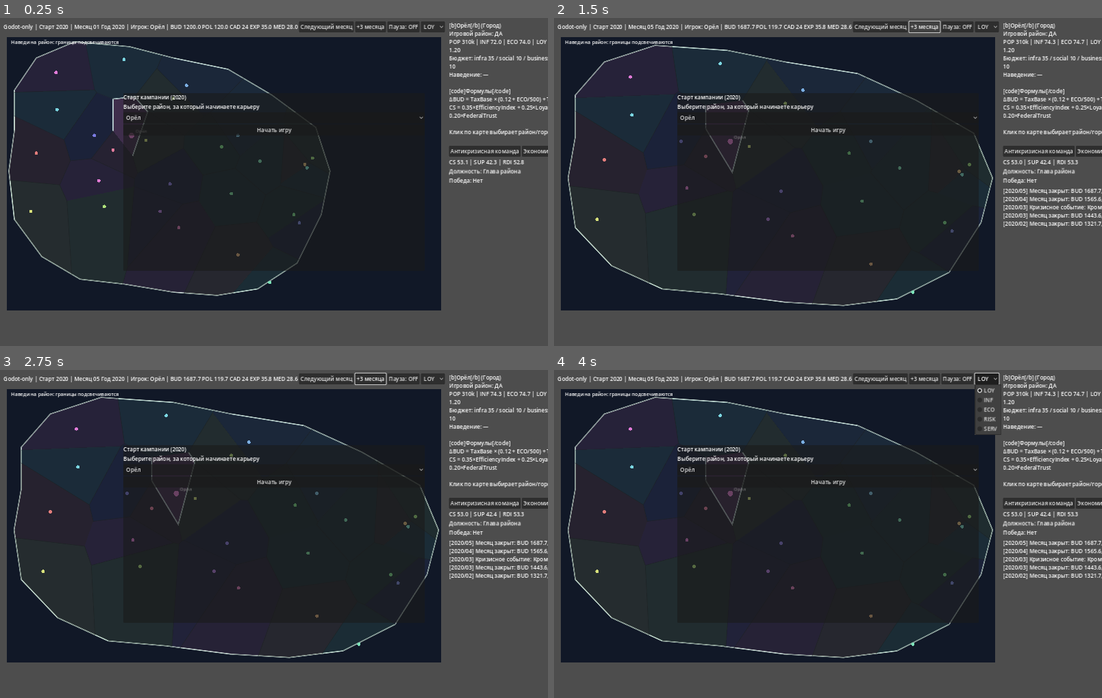
Above: before the commit, frames 1-4 (two rows, left to right).
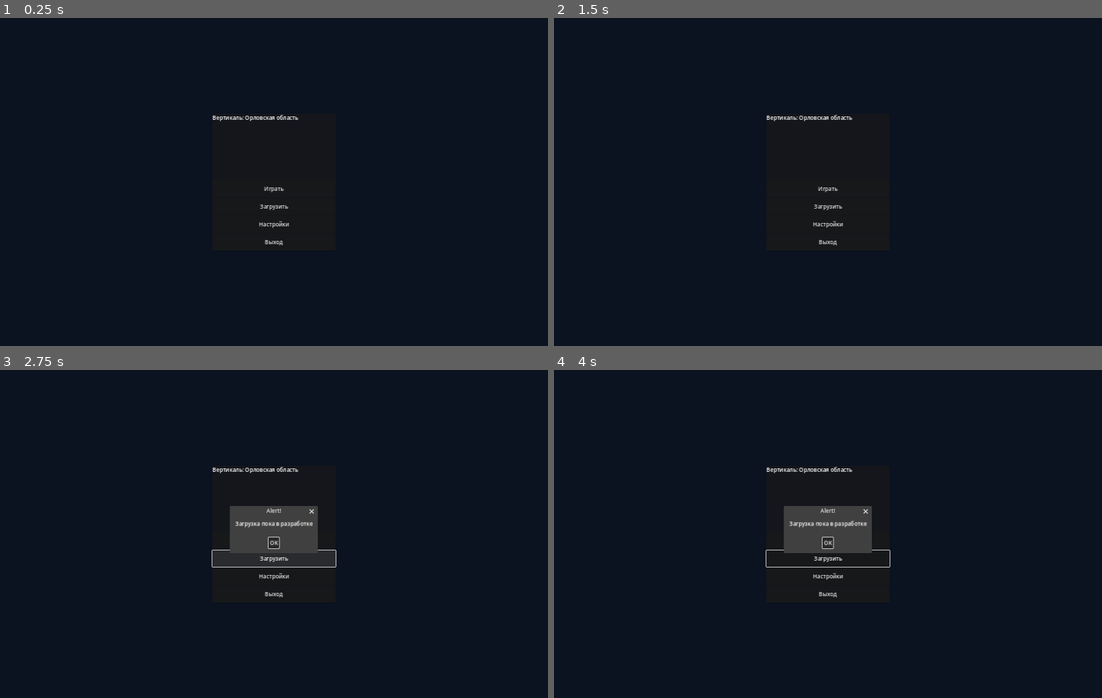
Above: after the commit, the same moments.

Repository: aleksandrmaricev141-star/gunis-
Game: Godot game, scene res://scenes/Menu.tscn
Same seed, same stepped clock (60 frames per second), same inputs: the game is played once before the commit and once after it. Before the commit the project starts from res://scenes/Main.tscn.
Inputs (mouse positions are in pixels of both pictures, inside the frame that each line leads up to):
- Up to frame 1 (0.25 s): no input
- Up to frame 2 (1.5 s): click (882, 27) at 0.5 s, where only the run before the commit has a clickable "Следующий месяц"; click (926, 27) at 1.25 s, where only the run before the commit has a clickable "+3 месяца"
- Up to frame 3 (2.75 s): click (274, 560) at 2 s, where only the run after the commit has a clickable "Загрузить"
- Up to frame 4 (4 s): click (828, 576) at 2.75 s, where only the run after the commit has a clickable "Настройки"; click (986, 379) at 3.5 s, where only the run before the commit has a clickable "LOY"

The runs differ from the first frame. In frame 1, 52% of the frame differs, in the area x 0-100%, y 0-100%; in frame 2, 56%; in frame 3, 58%; in frame 4, 58%.

Commit message:
Add HOI4-style UX flow with menu, pause hotkey, banking and career updates

Diff:
--- a/godot/project.godot
+++ b/godot/project.godot
@@ -3,7 +3,7 @@
 
 [application]
 config/name="Vertical Oryol Prototype"
-run/main_scene="res://scenes/Main.tscn"
+run/main_scene="res://scenes/Menu.tscn"
 config/features=PackedStringArray("4.2")
 
 [display]
--- /dev/null
+++ b/godot/scenes/Menu.tscn
@@ -0,0 +1,12 @@
+[gd_scene load_steps=2 format=3]
+
+[ext_resource type="Script" path="res://scripts/Menu.gd" id="1_menu"]
+
+[node name="Menu" type="Control"]
+layout_mode = 3
+anchors_preset = 15
+anchor_right = 1.0
+anchor_bottom = 1.0
+grow_horizontal = 2
+grow_vertical = 2
+script = ExtResource("1_menu")
--- a/godot/scripts/Main.gd
+++ b/godot/scripts/Main.gd
@@ -7,7 +7,7 @@
 var border: Array = []
 
 var header_label: Label
-var details: RichTextLabel
+var district_info: RichTextLabel
 var metrics: Label
 var log_box: RichTextLabel
 var map_canvas: MapCanvas
@@ -15,6 +15,13 @@
 var hovered_id: String = ""
 var pause_btn: Button
 
+var tab_container: TabContainer
+var tab_politics: RichTextLabel
+var tab_infra: RichTextLabel
+var tab_economy: RichTextLabel
+var tab_social: RichTextLabel
+var tab_security: RichTextLabel
+
 var start_menu: PanelContainer
 var district_picker: OptionButton
 
@@ -23,6 +30,11 @@
 	_build_ui()
 	_refresh()
 	_show_start_menu()
+
+func _unhandled_input(event: InputEvent) -> void:
+	if event is InputEventKey and event.pressed and not event.echo and event.keycode == KEY_ESCAPE:
+		state.toggle_pause()
+		_refresh()
 
 func _load_data() -> void:
 	var f := FileAccess.open("res://data/districts.json", FileAccess.READ)
@@ -79,33 +91,61 @@
 	left.add_child(map_canvas)
 
 	var right := VBoxContainer.new()
-	right.custom_minimum_size = Vector2(560, 900)
+	right.custom_minimum_size = Vector2(590, 900)
 	root.add_child(right)
 
-	details = RichTextLabel.new()
-	details.custom_minimum_size = Vector2(560, 360)
-	right.add_child(details)
+	district_info = RichTextLabel.new()
+	district_info.custom_minimum_size = Vector2(590, 220)
+	right.add_child(district_info)
 
 	var actions := HBoxContainer.new()
 	right.add_child(actions)
 
 	var crisis_btn := Button.new()
-	crisis_btn.text = "Антикризисная команда"
+	crisis_btn.text = "Антикризис"
 	crisis_btn.pressed.connect(_on_crisis)
 	actions.add_child(crisis_btn)
 
 	var eco_btn := Button.new()
-	eco_btn.text = "Экономический штаб"
+	eco_btn.text = "Экоштаб"
 	eco_btn.pressed.connect(_on_eco)
 	actions.add_child(eco_btn)
 
+	var loan_btn := Button.new()
+	loan_btn.text = "Займ +200"
+	loan_btn.pressed.connect(_on_loan)
+	actions.add_child(loan_btn)
+
+	var tender_btn := Button.new()
+	tender_btn.text = "Иностр. тендер"
+	tender_btn.pressed.connect(_on_tender)
+	actions.add_child(tender_btn)
+
 	metrics = Label.new()
-	metrics.custom_minimum_size = Vector2(560, 80)
+	metrics.custom_minimum_size = Vector2(590, 70)
 	right.add_child(metrics)
 
+	tab_container = TabContainer.new()
+	tab_container.custom_minimum_size = Vector2(590, 230)
+	right.add_child(tab_container)
+
+	tab_politics = _add_tab("Политика")
+	tab_infra = _add_tab("Инфраструктура")
+	tab_economy = _add_tab("Экономика")
+	tab_social = _add_tab("Социальная сфера")
+	tab_security = _add_tab("Безопасность")
+
 	log_box = RichTextLabel.new()
-	log_box.custom_minimum_size = Vector2(560, 390)
+	log_box.custom_minimum_size = Vector2(590, 260)
 	right.add_child(log_box)
+
+func _add_tab(name: String) -> RichTextLabel:
+	var box := RichTextLabel.new()
+	box.name = name
+	box.fit_content = true
+	tab_container.add_child(box)
+	tab_container.set_tab_title(tab_container.get_tab_count() - 1, name)
+	return box
 
 func _show_start_menu() -> void:
 	start_menu = PanelContainer.new()
@@ -125,7 +165,7 @@
 	vb.add_child(title)
 
 	var hint := Label.new()
-	hint.text = "Выберите район, за который начинаете карьеру"
+	hint.text = "Выберите район, за который вы играете"
 	vb.add_child(hint)
 
 	district_picker = OptionButton.new()
@@ -148,26 +188,30 @@
 	_refresh()
 
 func _refresh() -> void:
-	var d := state.selected_district()
-	var pd := state.player_district()
-	header_label.text = "Godot-only | Старт 2020 | Месяц %02d Год %d | Игрок: %s | BUD %.1f POL %.1f CAD %.0f EXP %.1f MED %.1f" % [
-		state.month, state.year, pd["name"], state.resources["BUD"], state.resources["POL"], state.resources["CAD"], state.resources["EXP"], state.resources["MED"]
+	var d: Dictionary = state.selected_district()
+	var pd: Dictionary = state.player_district()
+	header_label.text = "HOI4-style UI | %02d.%d | Роль: %s | Игрок: %s | BUD %.1f POL %.1f CAD %.0f EXP %.1f MED %.1f Debt %.1f" % [
+		state.month, state.year, state.rank, pd["name"], state.resources["BUD"], state.resources["POL"], state.resources["CAD"], state.resources["EXP"], state.resources["MED"], state.resources["debt"]
 	]
-	pause_btn.text = "Пауза: ON" if state.is_paused else "Пауза: OFF"
+	pause_btn.text = "Пауза [ESC]: ON" if state.is_paused else "Пауза [ESC]: OFF"
 
 	var hover_label: String = hovered_id if hovered_id != "" else "—"
 	var player_mark: String = "ДА" if String(d["id"]) == state.player_district_id else "нет"
 	var budget: Dictionary = d["budget"]
-	details.text = "[b]%s[/b] (%s)\nИгровой район: %s\nPOP %sk | INF %.1f | ECO %.1f | LOY %.1f | SERV %.1f | RISK %.1f | LOG %.2f\nБюджет: infra %s / social %s / business %s / apk %s / housing %s / reserve %s\nНаведение: %s\n\n[code]Формулы[/code]\nΔBUD = TaxBase × (0.12 + ECO/500) + Transfers - DebtService - Leakage\nCS = 0.35×EfficiencyIndex + 0.25×LoyaltyIndex + 0.20×CrisisScore + 0.20×FederalTrust\n\nКлик по карте выбирает район/город." % [
-		d["name"], d["type"], player_mark, d["POP"], d["INF"], d["ECO"], d["LOY"], d["SERV"], d["RISK"], d["LOG"], budget["infra"], budget["social"], budget["business"], budget["apk"], budget["housing"], budget["reserve"], hover_label
+	district_info.text = "[b]%s[/b] (%s)\nИгровой район: %s\nНаселение: %sk\nБюджет района: %.1f\nПоддержка народа: %.1f\nNPS: %.1f\nINF %.1f | ECO %.1f | LOY %.1f | SERV %.1f | RISK %.1f\nБюджет-сплит: infra %s / social %s / business %s / apk %s / housing %s / reserve %s\nНаведение: %s" % [
+		d["name"], d["type"], player_mark, d["POP"], d["DIST_BUD"], d["SUP"], d["NPS"], d["INF"], d["ECO"], d["LOY"], d["SERV"], d["RISK"], budget["infra"], budget["social"], budget["business"], budget["apk"], budget["housing"], budget["reserve"], hover_label
 	]
 
-	var rdi := state.weighted_rdi()
-	var victory := state.rank == "Губернатор" and rdi >= 75.0 and state.support_score >= 60.0
-	metrics.text = "CS %.1f | SUP %.1f | RDI %.1f\nДолжность: %s\nПобеда: %s" % [state.career_score, state.support_score, rdi, state.rank, ("Да" if victory else "Нет")]
+	metrics.text = "CS %.1f | SUP %.1f | RDI %.1f\nКарьера: Глава района → Глава фаланги → Мэр Орла+фаланга → Губернатор" % [state.career_score, state.support_score, state.weighted_rdi()]
+
+	tab_politics.text = "• Политический капитал: %.1f\n• Поддержка населения: %.1f\n• Карьерный уровень: %s" % [state.resources["POL"], d["SUP"], state.rank]
+	tab_infra.text = "• INF: %.1f\n• Иностранный тендер улучшает INF/ECO\n• LOG: %.2f" % [d["INF"], d["LOG"]]
+	tab_economy.text = "• ECO: %.1f\n• Районный бюджет: %.1f\n• Банк: долг %.1f под %.1f%%" % [d["ECO"], d["DIST_BUD"], state.resources["debt"], float(state.resources["debt_rate"]) * 100.0]
+	tab_social.text = "• Население: %sk\n• SERV: %.1f\n• LOY: %.1f\n• SUP: %.1f\n• NPS: %.1f" % [d["POP"], d["SERV"], d["LOY"], d["SUP"], d["NPS"]]
+	tab_security.text = "• RISK: %.1f\n• Антикризисные меры снижают риск\n• Внеигровые районы развивают NPS сами" % [d["RISK"]]
 
 	var lines := PackedStringArray()
-	for i in range(state.logs.size() - 1, max(state.logs.size() - 28, 0), -1):
+	for i in range(state.logs.size() - 1, max(state.logs.size() - 22, 0), -1):
 		lines.append(state.logs[i])
 	log_box.text = "\n".join(lines)
 
@@ -191,6 +235,10 @@
 	_refresh()
 
 func _on_district_clicked(id: String) -> void:
+	if not state.can_play_as(id):
+		state.add_log("Нельзя переключиться и играть за другой район после старта")
+		_refresh()
+		return
 	state.set_selected_by_id(id)
 	_refresh()
 
@@ -202,6 +250,14 @@
 	state.deploy_eco_team()
 	_refresh()
 
+func _on_loan() -> void:
+	state.take_loan(200.0, 0.12)
+	_refresh()
+
+func _on_tender() -> void:
+	state.launch_foreign_tender()
+	_refresh()
+
 func _on_district_hovered(id: String) -> void:
 	hovered_id = id
 	_refresh()
--- /dev/null
+++ b/godot/scripts/Menu.gd
@@ -0,0 +1,57 @@
+extends Control
+
+func _ready() -> void:
+	var bg := ColorRect.new()
+	bg.color = Color("#0b1220")
+	bg.anchor_right = 1.0
+	bg.anchor_bottom = 1.0
+	add_child(bg)
+
+	var panel := PanelContainer.new()
+	panel.anchor_left = 0.5
+	panel.anchor_top = 0.5
+	panel.anchor_right = 0.5
+	panel.anchor_bottom = 0.5
+	panel.offset_left = -180
+	panel.offset_top = -200
+	panel.offset_right = 180
+	panel.offset_bottom = 200
+	add_child(panel)
+
+	var vb := VBoxContainer.new()
+	panel.add_child(vb)
+
+	var title := Label.new()
+	title.text = "Вертикаль: Орловская область"
+	vb.add_child(title)
+
+	vb.add_spacer(false)
+	_add_menu_button(vb, "Играть", _on_play)
+	_add_menu_button(vb, "Загрузить", _on_load)
+	_add_menu_button(vb, "Настройки", _on_settings)
+	_add_menu_button(vb, "Выход", _on_exit)
+
+func _add_menu_button(vb: VBoxContainer, text: String, callback: Callable) -> void:
+	var btn := Button.new()
+	btn.text = text
+	btn.custom_minimum_size = Vector2(320, 48)
+	btn.pressed.connect(callback)
+	vb.add_child(btn)
+
+func _on_play() -> void:
+	get_tree().change_scene_to_file("res://scenes/Main.tscn")
+
+func _on_load() -> void:
+	_show_stub("Загрузка пока в разработке")
+
+func _on_settings() -> void:
+	_show_stub("Настройки пока в разработке")
+
+func _on_exit() -> void:
+	get_tree().quit()
+
+func _show_stub(text: String) -> void:
+	var dialog := AcceptDialog.new()
+	dialog.dialog_text = text
+	add_child(dialog)
+	dialog.popup_centered()
--- a/godot/scripts/core/GameState.gd
+++ b/godot/scripts/core/GameState.gd
@@ -7,7 +7,7 @@
 var map_mode: String = "LOY"
 var is_paused: bool = false
 
-var resources: Dictionary = {"BUD":1200.0, "POL":120.0, "CAD":24.0, "EXP":35.0, "MED":28.0, "debt":180.0}
+var resources: Dictionary = {"BUD":1200.0, "POL":120.0, "CAD":24.0, "EXP":35.0, "MED":28.0, "debt":180.0, "debt_rate":0.08}
 var districts: Array[Dictionary] = []
 var selected_id: String = ""
 var player_district_id: String = ""
@@ -22,6 +22,9 @@
 	for d in district_data:
 		var copy: Dictionary = (d as Dictionary).duplicate(true)
 		copy["budget"] = {"infra":35, "social":10, "business":10, "apk":15, "housing":20, "reserve":10}
+		copy["DIST_BUD"] = 50.0 + float(copy["POP"]) * 1.2
+		copy["SUP"] = clamp(float(copy["LOY"]), 0.0, 100.0)
+		copy["NPS"] = clamp(35.0 + (float(copy["ECO"]) - 40.0) * 0.8, 0.0, 100.0)
 		districts.append(copy)
 		var id: String = String(copy["id"])
 		district_colors[id] = _generate_color(id)
@@ -65,6 +68,9 @@
 			return String(d["name"])
 	return id
 
+func can_play_as(id: String) -> bool:
+	return id == player_district_id
+
 func toggle_pause() -> bool:
 	is_paused = not is_paused
 	add_log("Пауза: %s" % ("включена" if is_paused else "снята"))
@@ -94,12 +100,12 @@
 	var federal: float = clamp(50.0 + (float(resources["POL"]) - 100.0) / 2.0, 0.0, 100.0)
 	career_score = 0.35 * rdi + 0.25 * loyalty_idx + 0.20 * crisis_score + 0.20 * federal
 
-	if career_score >= 85.0:
-		rank = "Губернатор"
-	elif career_score >= 75.0:
-		rank = "Вице-губернатор"
-	elif career_score >= 60.0:
-		rank = "Кандидат на повышение"
+	if career_score >= 88.0:
+		rank = "Губернатор области"
+	elif career_score >= 80.0:
+		rank = "Мэр Орла + глава фаланги"
+	elif career_score >= 70.0:
+		rank = "Глава фаланги"
 	else:
 		rank = "Глава района"
 
@@ -107,6 +113,32 @@
 	logs.append("[%d/%02d] %s" % [year, month, message])
 	if logs.size() > 120:
 		logs = logs.slice(logs.size() - 120, logs.size())
+
+func take_loan(amount: float, rate: float = 0.10) -> void:
+	if amount <= 0.0:
+		add_log("Займ отклонён: некорректная сумма")
+		return
+	resources["BUD"] = float(resources["BUD"]) + amount
+	resources["debt"] = float(resources["debt"]) + amount
+	resources["debt_rate"] = clamp(rate, 0.03, 0.25)
+	add_log("Взят займ %.1f под %.1f%%" % [amount, float(resources["debt_rate"]) * 100.0])
+
+func launch_foreign_tender() -> void:
+	var cost: float = 80.0
+	if float(resources["POL"]) < 20.0 or float(resources["BUD"]) < cost:
+		add_log("Тендер отклонён: не хватает POL/BUD")
+		return
+	resources["BUD"] = float(resources["BUD"]) - cost
+	resources["POL"] = float(resources["POL"]) - 20.0
+	var success_chance: float = 0.45 + float(resources["EXP"]) / 500.0
+	if randf() < success_chance:
+		for d in districts:
+			d["INF"] = clamp(float(d["INF"]) + 1.0, 0.0, 100.0)
+			d["ECO"] = clamp(float(d["ECO"]) + 0.6, 0.0, 100.0)
+		add_log("Иностранный тендер выигран: +INF/+ECO")
+	else:
+		resources["MED"] = clamp(float(resources["MED"]) - 3.0, 0.0, 120.0)
+		add_log("Тендер проигран: репутационный ущерб")
 
 func process_month() -> void:
 	if is_paused:
@@ -120,11 +152,18 @@
 		d["ECO"] = clamp(float(d["ECO"]) + 0.25 * float(d["LOG"]) * (1.0 + float(b["business"]) / 100.0) - float(d["RISK"]) / 220.0, 0.0, 100.0)
 		d["SERV"] = clamp(float(d["SERV"]) + float(b["social"]) / 120.0 + float(b["housing"]) / 130.0 - float(d["RISK"]) / 160.0, 0.0, 100.0)
 		d["LOY"] = clamp(float(d["LOY"]) + 0.15 * ((float(d["SERV"]) - 50.0) / 10.0) + 0.1 * ((float(d["ECO"]) - 50.0) / 10.0) - float(d["RISK"]) / 200.0, 0.0, 100.0)
+		d["SUP"] = clamp(0.6 * float(d["LOY"]) + 0.4 * float(d["SERV"]), 0.0, 100.0)
+		var nps_delta: float = 0.15 + (float(d["SUP"]) - 50.0) / 250.0 - float(d["RISK"]) / 500.0
+		if String(d["id"]) != player_district_id:
+			nps_delta += 0.10
+		d["NPS"] = clamp(float(d["NPS"]) + nps_delta, 0.0, 100.0)
+		d["DIST_BUD"] = clamp(float(d["DIST_BUD"]) + float(d["ECO"]) * 0.2 - float(d["RISK"]) * 0.08, 10.0, 900.0)
 		d["RISK"] = clamp(float(d["RISK"]) - 0.35 + randf_range(-0.2, 0.5), 0.0, 100.0)
 
 	var avg_eco: float = avg("ECO")
 	var avg_loy: float = avg("LOY")
-	var delta_bud: float = avg_eco * 12.0 * (0.12 + avg_eco / 500.0) + 30.0 - 12.0 - (55.0 / 9.0)
+	var debt_service: float = float(resources["debt"]) * float(resources["debt_rate"]) / 12.0
+	var delta_bud: float = avg_eco * 12.0 * (0.12 + avg_eco / 500.0) + 30.0 - 12.0 - (55.0 / 9.0) - debt_service
 	resources["BUD"] = clamp(float(resources["BUD"]) + delta_bud, 0.0, 5000.0)
 	resources["POL"] = clamp(float(resources["POL"]) + 0.4 * (avg_loy - 50.0) / 10.0, 0.0, 300.0)
 	resources["EXP"] = clamp(float(resources["EXP"]) + 0.2, 0.0, 300.0)
Not shown, changed: godot/README.md
